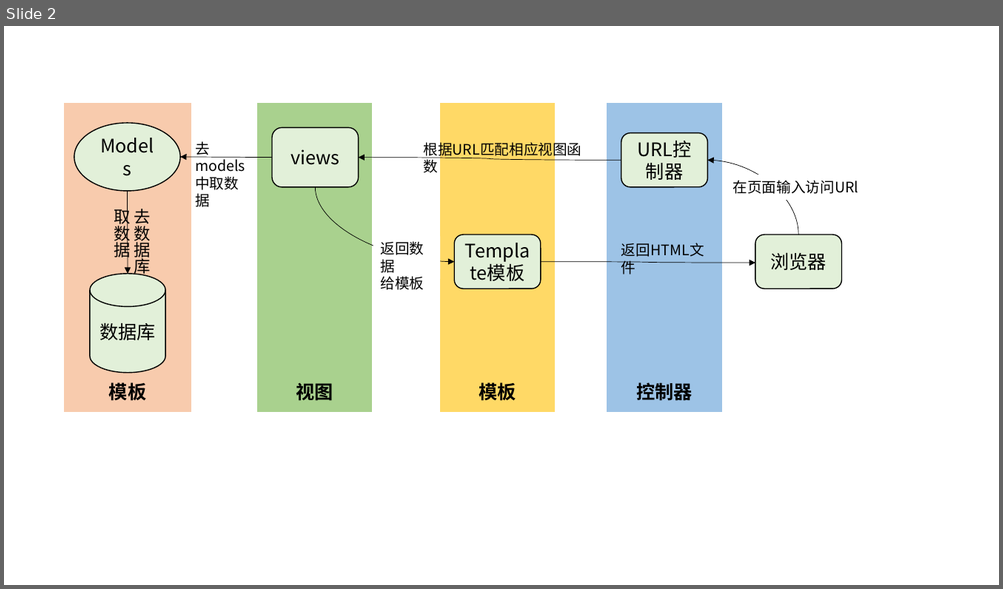
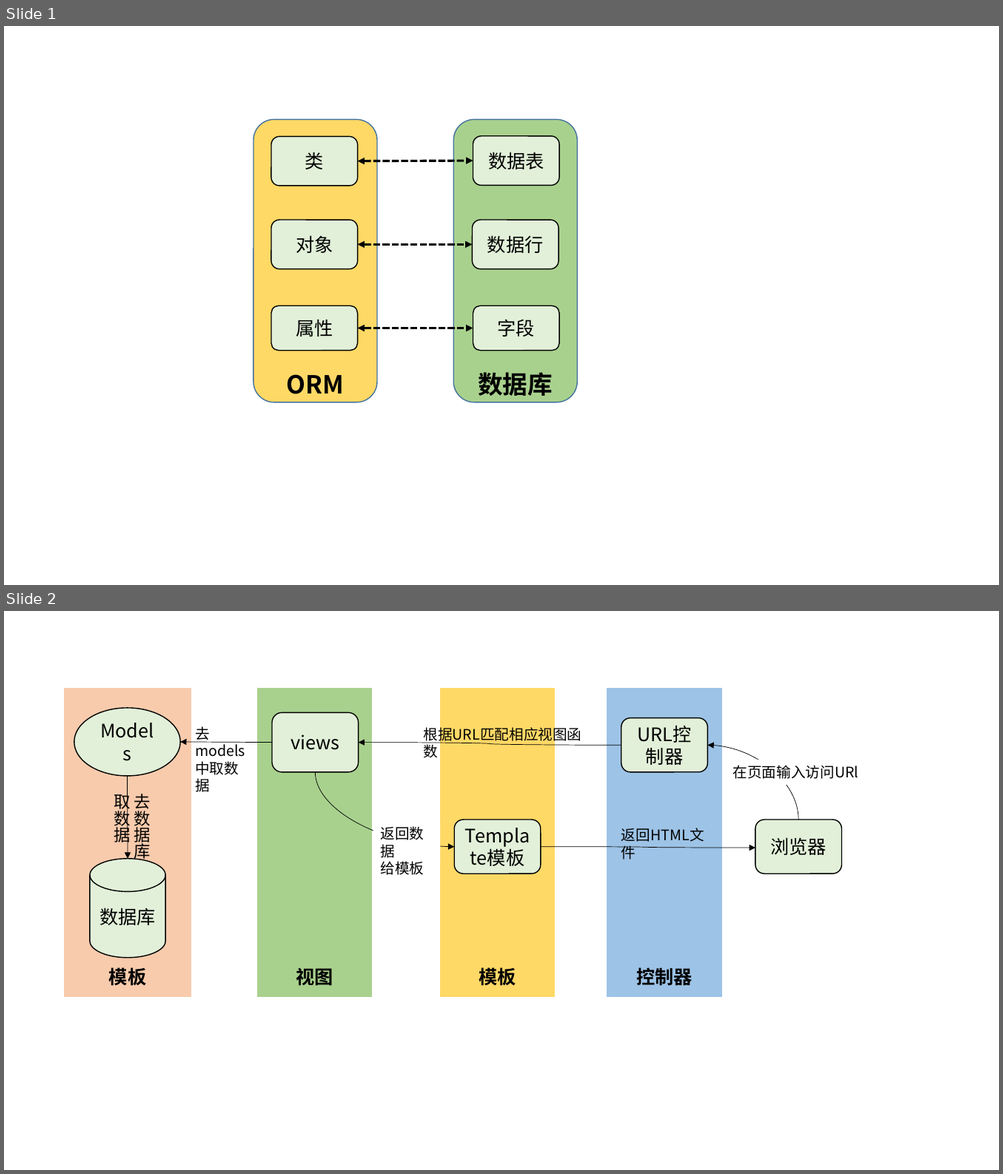
Before and after one commit to Hengliy/UndergraduateThesis, a slide deck: thesis/论文.pptx. Shown one above the other, each under a label of ours: slide 2 before the commit, slides 1 and 2 after it. The pictures are 1003x589 and 1003x1174 pixels, drawn with LibreOffice and Linux fonts; fonts in the diff are those of the drawing. Boxes give left, top, right and bottom in pixels: in the first picture for what was removed or moved away, otherwise in the second. Text is boxed around its words. In the diff, an @@ line names an element or a change of style, - is before the commit and + after.

```diff
--- a/thesis/论文.pptx
+++ b/thesis/论文.pptx
@@ slide 1 added at <box>4,26,999,585</box>, background #FFFFFF @@
@@ rounded rectangle added at <box>253,119,377,402</box>, fill #FFD966, outline #43739E 1 pt, 24 pt, text #000000, bold @@
+ORM
@@ rounded rectangle added at <box>271,136,358,186</box>, fill #E2F0D9, outline #000000 1 pt, 18 pt, text #000000 @@
+类
@@ rounded rectangle added at <box>453,119,577,402</box>, fill #A9D18E, outline #43739E 1 pt, 24 pt, text #000000, bold @@
+数据库
@@ rounded rectangle added at <box>472,136,559,186</box>, fill #E2F0D9, outline #000000 1 pt, 18 pt, text #000000 @@
+数据表
@@ double arrow added from (358, 161) to (472, 161), #000000 2.25 pt dashed @@
@@ rounded rectangle added at <box>271,220,358,269</box>, fill #E2F0D9, outline #000000 1 pt, 18 pt, text #000000 @@
+对象
@@ rounded rectangle added at <box>472,220,558,269</box>, fill #E2F0D9, outline #000000 1 pt, 18 pt, text #000000 @@
+数据行
@@ double arrow added from (358, 244) to (472, 244), #000000 2.25 pt dashed @@
@@ rounded rectangle added at <box>271,306,358,351</box>, fill #E2F0D9, outline #000000 1 pt, 18 pt, text #000000 @@
+属性
@@ rounded rectangle added at <box>472,306,559,351</box>, fill #E2F0D9, outline #000000 1 pt, 18 pt, text #000000 @@
+字段
@@ double arrow added from (358, 328) to (472, 328), #000000 2.25 pt dashed @@
```
Also in this commit, not shown: 1 slide changed, 4 other slides added, 1 slide removed, 44 other files.
